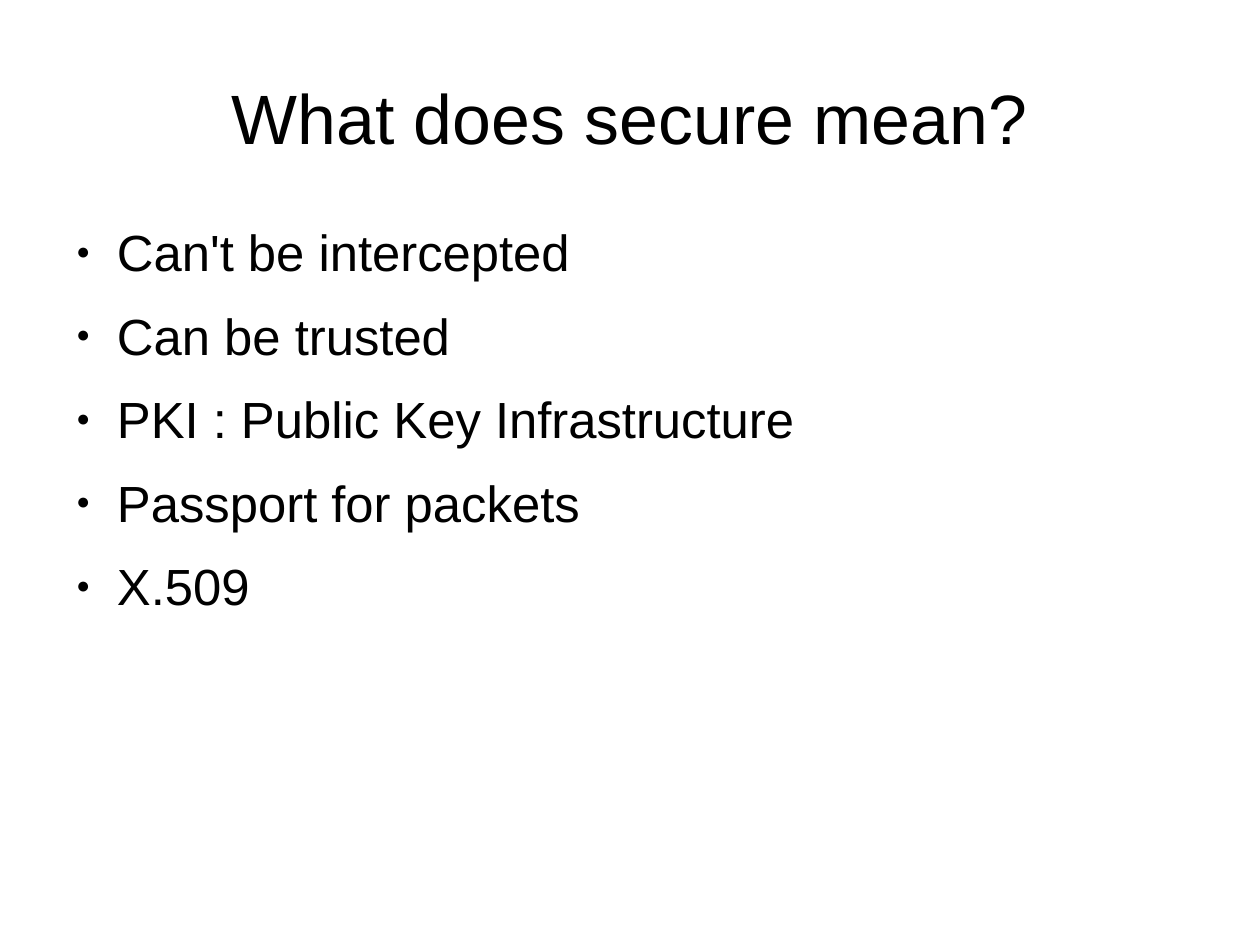
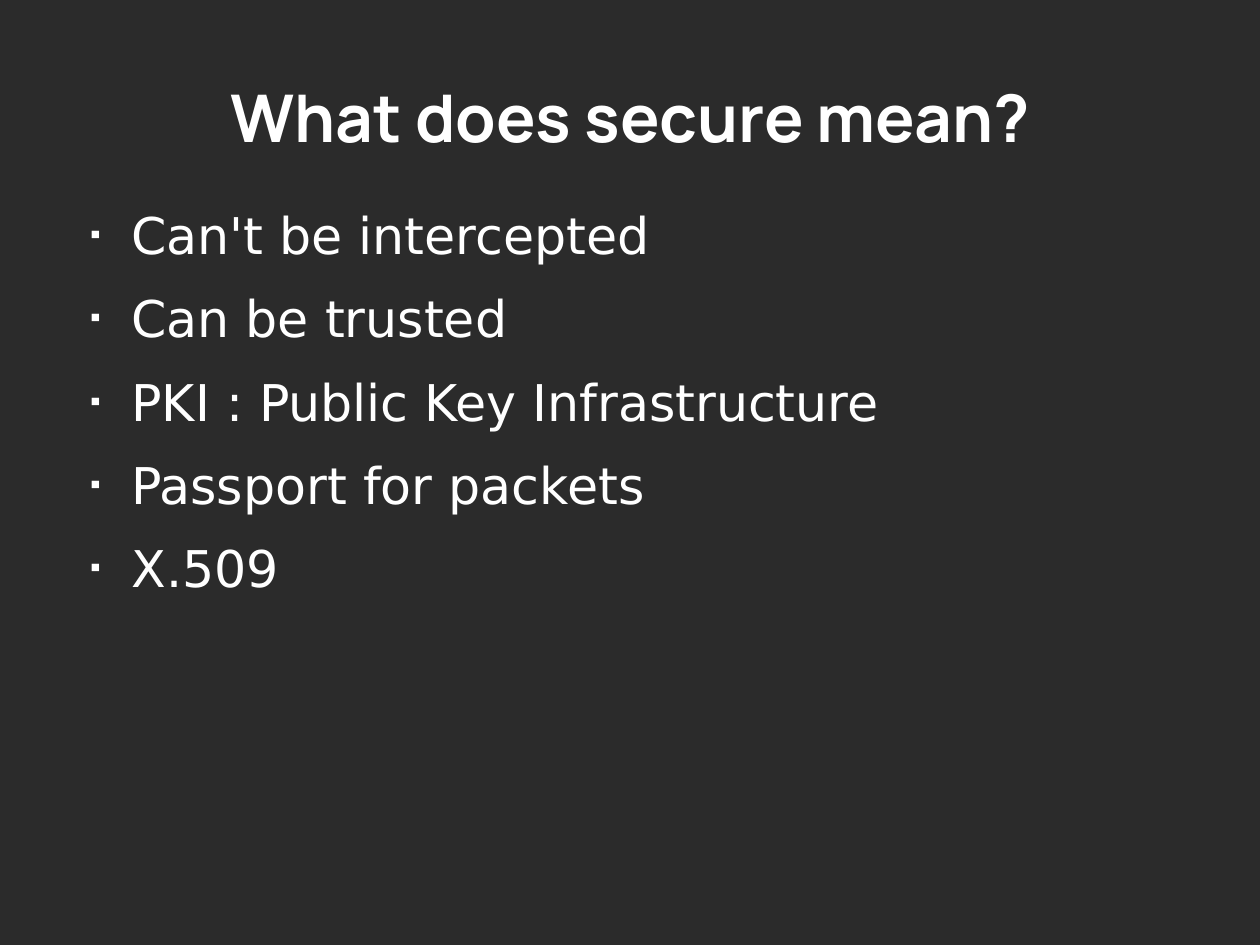
Before and after one commit to Oflameo/openvpn_ws, a slide deck: slide 3 of openvpn.odp. Drawn at 1260x945 pixels with LibreOffice and Linux fonts; fonts in the diff are those of the drawing; background and template pictures are left out; a plain dark background stands for a picture behind light text. Boxes give left, top, right and bottom in pixels: in the first picture for what was removed or moved away, otherwise in the second. Text is boxed around its words. In the diff, an @@ line names an element or a change of style, - is before the commit and + after.

Commit message:
Changed theme.

```diff
--- a/openvpn.odp
+++ b/openvpn.odp
@@ background #FFFFFF to picture (left out) @@
@@ title "What does secure mean?" at bbox=[230, 93, 1030, 143]: size 44 to 41.4 pt, font Arial to Manrope, text colour #000000 to #FFFFFF, bold on @@
@@ text "Can't be intercepted": place and size @@
-text "Can't be intercepted" at bbox=[117, 234, 794, 606]
+text "Can't be intercepted" at bbox=[131, 215, 879, 588]
@@ text "Can't be intercepted" at bbox=[131, 215, 879, 588]: size 32 to 31.9 pt, font Arial to DejaVu Sans, text colour #000000 to #FFFFFF; bullet ● to ■; bullet colour #000000 to #FFFFFF @@
```
Also in this commit, not shown: 5 other slides changed, 2 slides added.
